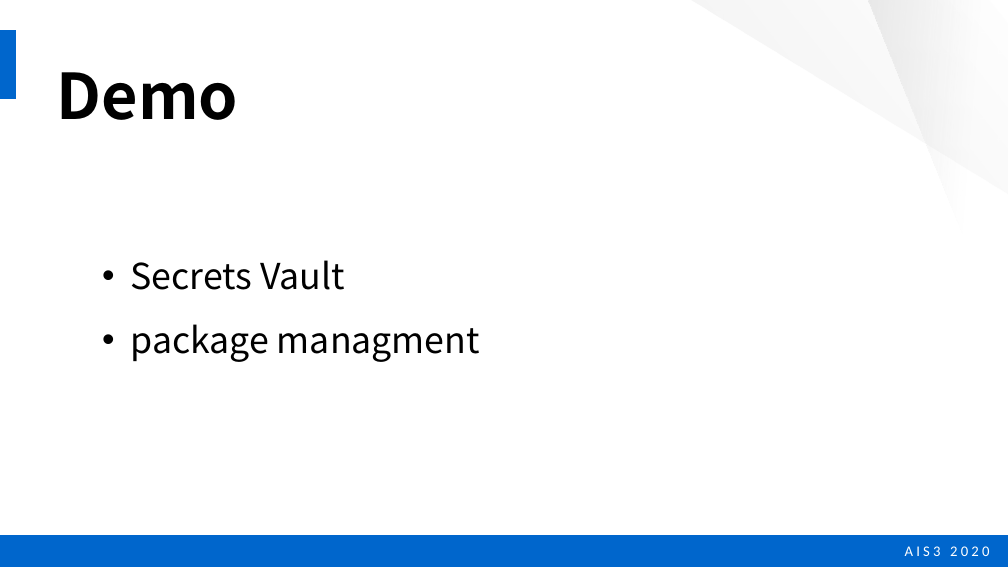
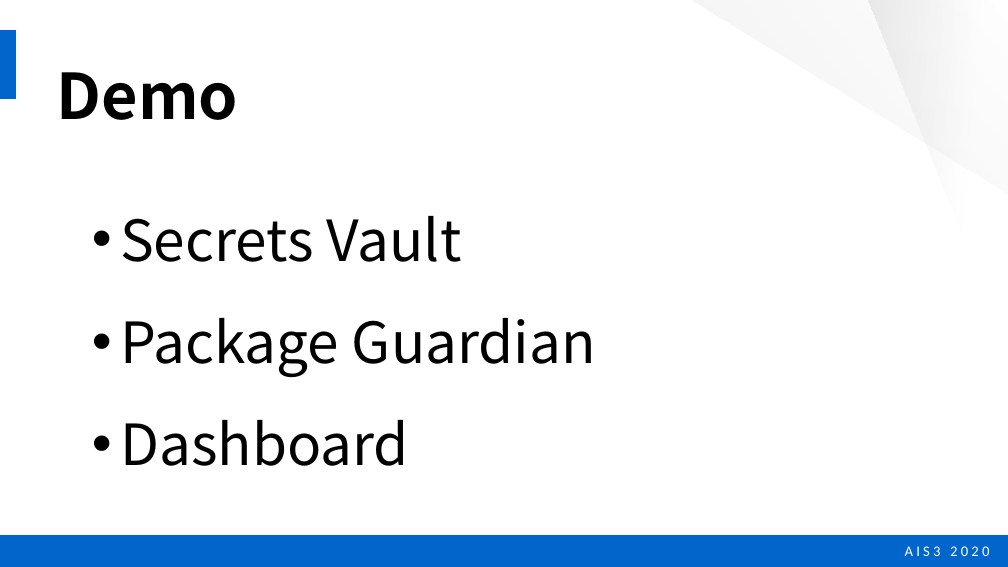
Before and after one commit to twinklestar03/AIS3-Dragon, a slide deck: slide 13 of Slide/AIS3 dragon security .pptx. Drawn at 1008x567 pixels with LibreOffice and Linux fonts; fonts in the diff are those of the drawing. Boxes give left, top, right and bottom in pixels: in the first picture for what was removed or moved away, otherwise in the second. Text is boxed around its words. In the diff, an @@ line names an element or a change of style, - is before the commit and + after.

```diff
--- a/Slide/AIS3 dragon security .pptx
+++ b/Slide/AIS3 dragon security .pptx
@@ text "Secrets Vault": place and size @@
-text "Secrets Vault" at bbox=[130, 260, 480, 362]
+text "Secrets Vault" at bbox=[120, 216, 596, 466]
@@ text at bbox=[120, 216, 461, 262]: size 34 to 54 pt in "Secrets Vault" @@
@@ text at bbox=[120, 318, 596, 466]: text changed; size 34 to 54 pt @@
-• package managment
+• Package Guardian
+• Dashboard
```
Also in this commit, not shown: 6 other slides changed, 1 slide added, 1 slide removed.
